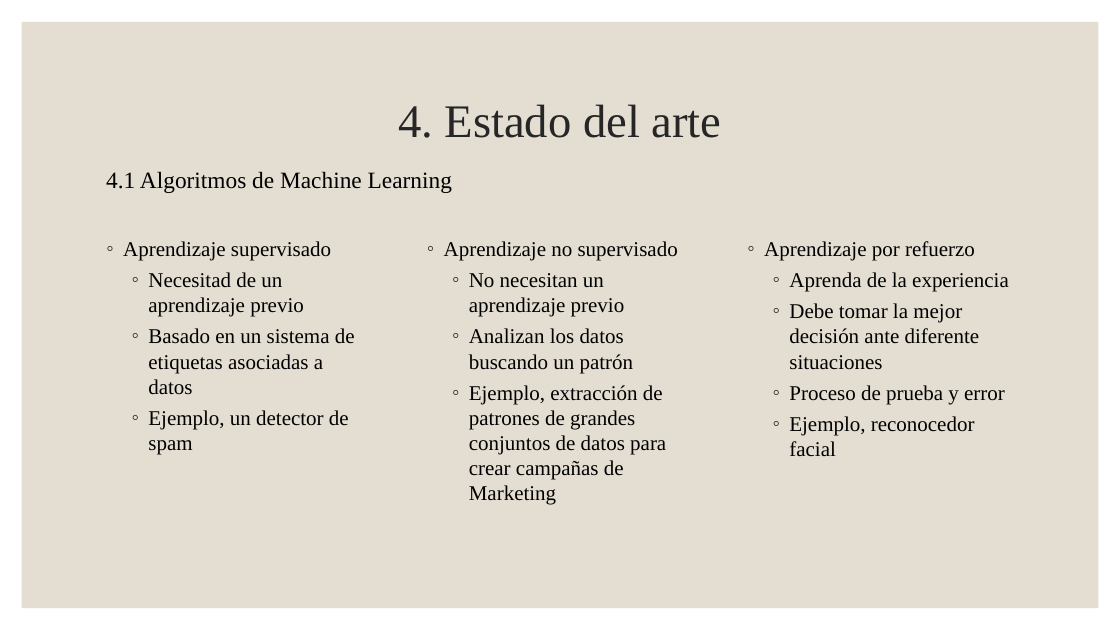
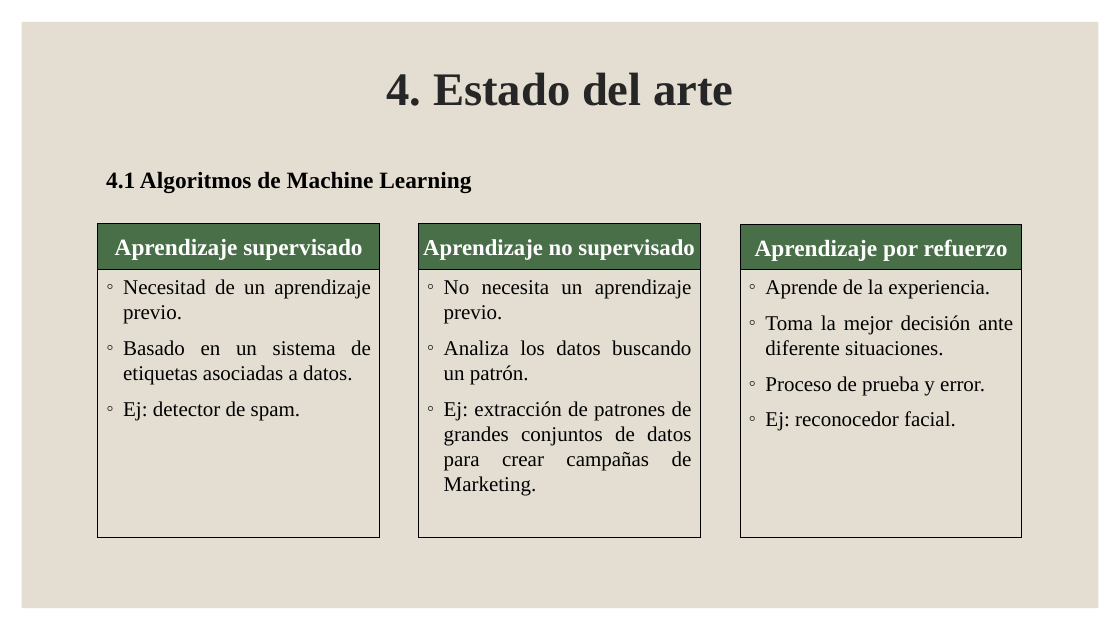
Before and after one commit to jperezlf/MPAIOT, a slide deck: slide 8 of Doc/Presentación TFG.pptx. Drawn at 1120x630 pixels with LibreOffice and Linux fonts; fonts in the diff are those of the drawing. Boxes give left, top, right and bottom in pixels: in the first picture for what was removed or moved away, otherwise in the second. Text is boxed around its words. In the diff, an @@ line names an element or a change of style, - is before the commit and + after.

```diff
--- a/Doc/Presentación TFG.pptx
+++ b/Doc/Presentación TFG.pptx
@@ title "4. Estado del arte" at (386,72,733,106): bold on @@
@@ title "4. Estado del arte": place and size @@
-title "4. Estado del arte" at (398,104,722,138)
+title "4. Estado del arte" at (386,72,733,106)
@@ text "4.1 Algoritmos de Machine Learning" at (106,171,471,193): bold on @@
@@ rectangle added at (98,223,380,270), fill #496F48, outline #000000 0.75 pt, 20 pt, text #FFFFFF, bold @@
+Aprendizaje supervisado
@@ rectangle added at (418,223,700,269), fill #496F48, outline #000000 0.75 pt, 19.5 pt, text #FFFFFF, bold @@
+Aprendizaje no supervisado
@@ rectangle added at (740,224,1022,270), fill #496F48, outline #000000 0.75 pt, 20 pt, text #FFFFFF, bold @@
+Aprendizaje por refuerzo
@@ text "Necesitad de un aprendizaje previo.": place and size @@
-text "Necesitad de un aprendizaje previo." at (123,241,355,455)
+text "Necesitad de un aprendizaje previo." at (98,270,380,538)
@@ text at (123,279,371,421): text changed @@
-◦ Aprendizaje supervisado
-  ◦ Necesitad de un aprendizaje previo
-  ◦ Basado en un sistema de etiquetas asociadas a datos
-  ◦ Ejemplo, un detector de spam
+◦ Necesitad de un aprendizaje previo.
+◦ Basado en un sistema de etiquetas asociadas a datos.
+◦ Ej: detector de spam.
@@ rectangle "No necesita un aprendizaje previo.": place and size @@
-rectangle "No necesita un aprendizaje previo." at (444,241,678,505)
+rectangle "No necesita un aprendizaje previo." at (418,270,700,538)
@@ text in rectangle at (444,279,692,496): text changed @@
-◦ Aprendizaje no supervisado
-  ◦ No necesitan un aprendizaje previo
-  ◦ Analizan los datos buscando un patrón
-  ◦ Ejemplo, extracción de patrones de grandes conjuntos de datos para crear campañas de Marketing
+◦ No necesita un aprendizaje previo.
+◦ Analiza los datos buscando un patrón.
+◦ Ej: extracción de patrones de grandes conjuntos de datos para crear campañas de Marketing.
@@ outline none to #000000 0.75 pt in 3 elements at (98,270,380,538), (418,270,700,538), (740,270,1022,538) @@
@@ text "Aprende de la experiencia.": place and size @@
-text "Aprende de la experiencia." at (764,241,1009,456)
+text "Aprende de la experiencia." at (740,270,1022,538)
@@ text at (765,279,1013,431): text changed @@
-◦ Aprendizaje por refuerzo
-  ◦ Aprenda de la experiencia
-  ◦ Debe tomar la mejor decisión ante diferente situaciones
-  ◦ Proceso de prueba y error
-  ◦ Ejemplo, reconocedor facial
+◦ Aprende de la experiencia.
+◦ Toma la mejor decisión ante diferente situaciones.
+◦ Proceso de prueba y error.
+◦ Ej: reconocedor facial.
```
Also in this commit, not shown: 19 other slides changed, 2 slides added, 1 slide removed.
